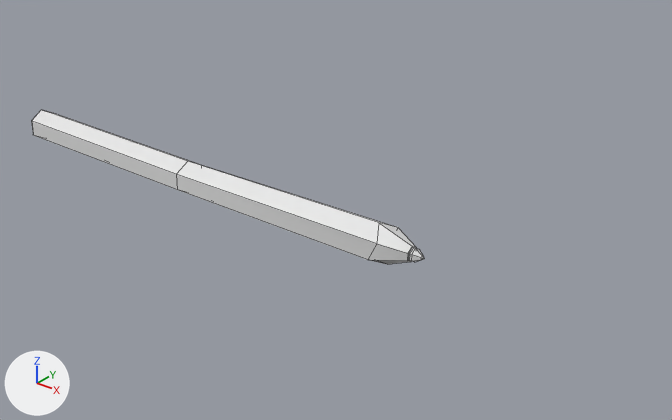
The FBX model Paper Soldier/Assets/Prefabs/Models/Red_Pen.fbx, before and after one commit.
Camera for both pictures: a 50 mm camera at (373.5, -57.6, 27.3) aimed at (337.2, -12.2, -0.8). The axes (+X, +Y, +Z) are drawn at lower left. The lights are the same throughout. Both versions are drawn at frame 1 of the action 'Take 001'; the numbers are the values there. Mesh edges are drawn as thin lines. Materials are left out; every surface is plain grey.

Objects in the first picture: 'Pen_rouge'.
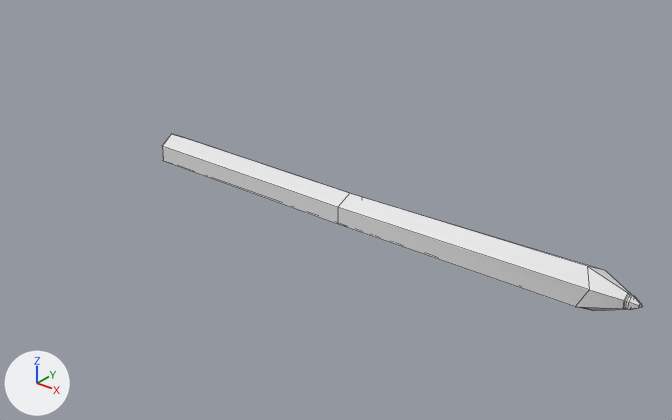
Changed parts and their boxes [x1, y1, x2, y2] in the pictures (672 x 420 px):
```json
{"object": "Pen_rouge", "change": "reshaped, moved, rescaled", "before": [31, 110, 424, 264], "after": [162, 134, 643, 311], "on screen": "22% wider, 15% taller"}
```

The change, as JSON lines over the scene's bpy script:
```json
{"block": "me_mesh", "where": "me_mesh.from_pydata(...)  # 74 vertices, 66 faces; spans x -2.2..2.2, y -2.2..2.1, z -14.9..32.6"}
{"block": "me_mesh", "where": "# used by ob_pen_rouge; parent = ob_block_trap_spear_block; location = (-0.0000105, -15.31, 266.7); scale = (0.649, 0.649, 0.793)"}
{"block": "me_mesh", "change": "me_mesh part 1: the loose piece of 62 vertices spanning x -2.2..2.2, y -2.2..2.1, z -14.9..32.6 is multiplied about its middle by the matrix ((0.0, 0.0, 0.793), (0.0, 0.649, 0.0), (-0.649, 0.0, 0.0)), then moved by (0.0, 0.0, -8.8)"}
{"op": "remove", "block": "ob_pen_rouge", "code": "ob_pen_rouge.parent = ob_block_trap_spear_block"}
{"op": "set", "path": "ob_pen_rouge.scale", "old": "(0.649, 0.649, 0.793)", "new": "(1.0, 1.0, 1.0)"}
{"op": "set", "path": "ob_pen_rouge.location", "old": "(-0.0000105, -15.31, 266.7)", "new": "(340.4, -12.71, -0.0281)"}
```
